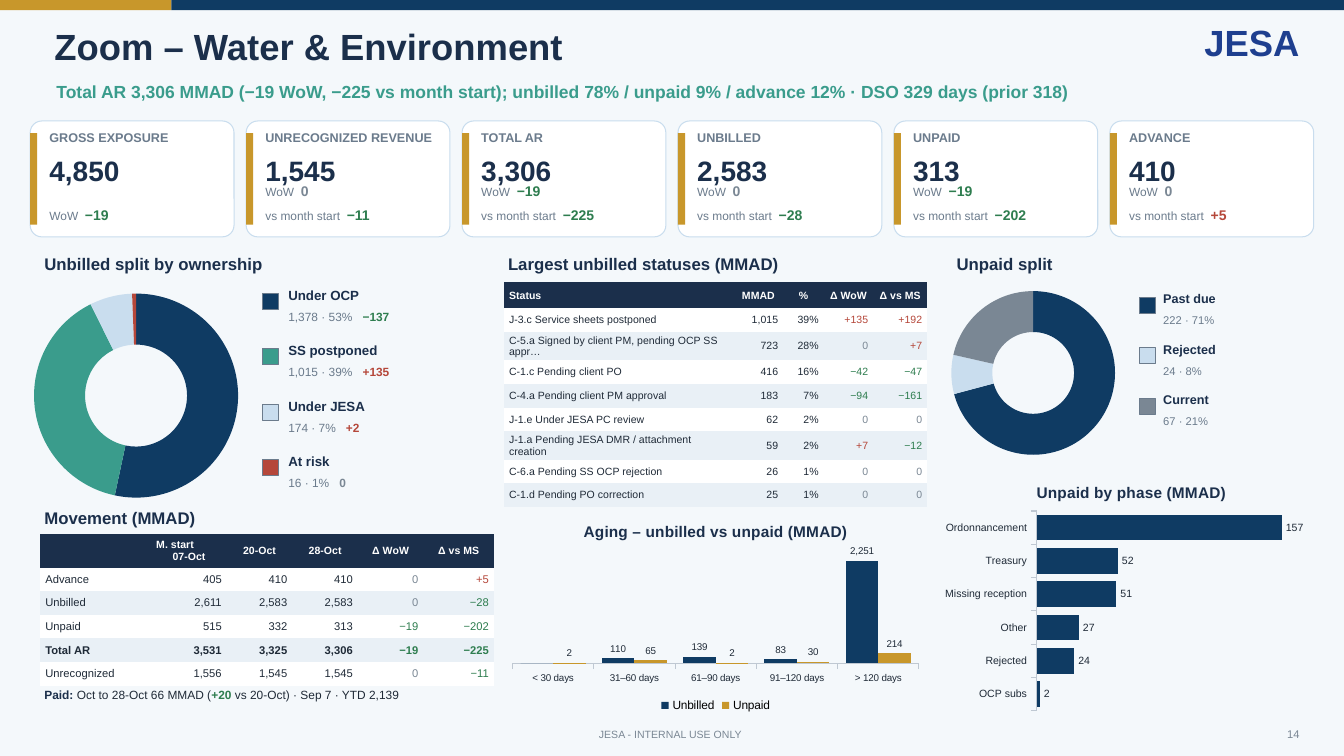
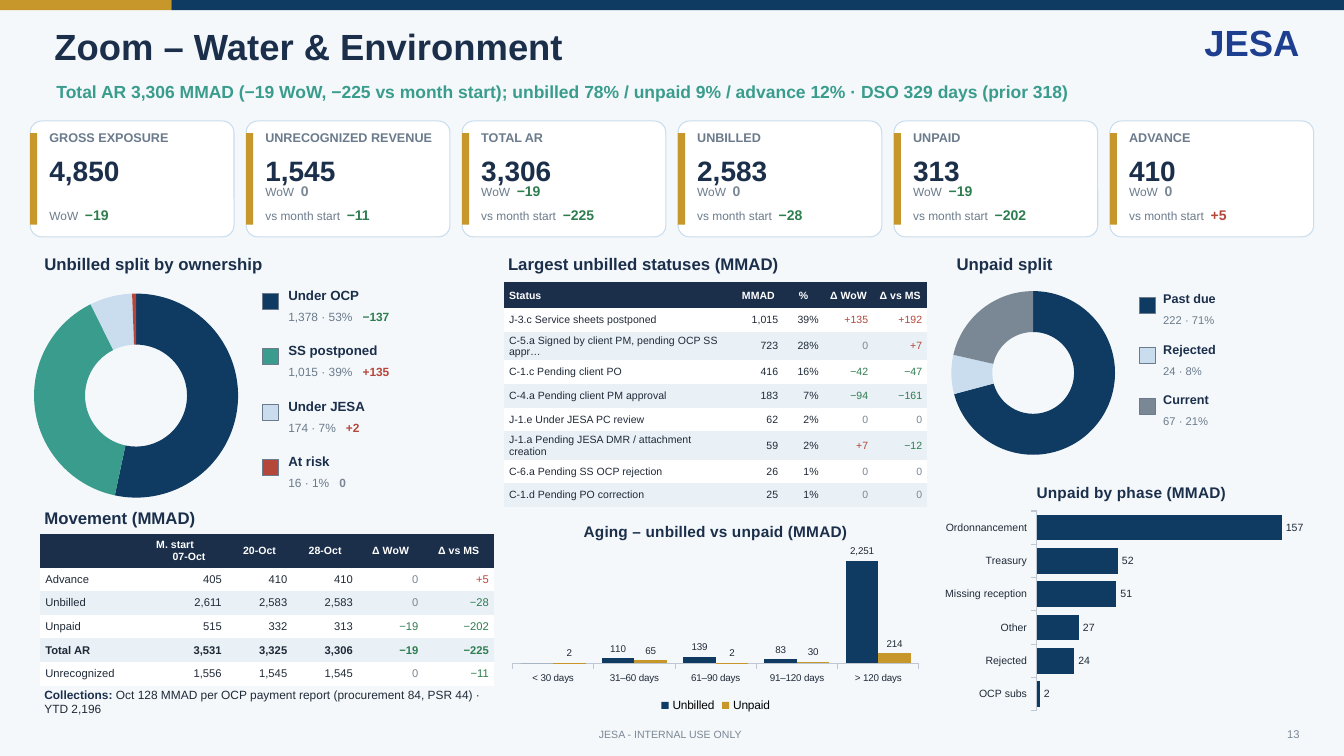
Before and after one commit to cherkaouihassan-art/Skills-Repo, a slide deck: slide 13 of weekly-ar-cash-deck/output/JESA_AR_Cash_Position_Nov_W1_2026-11-04_DRAFT.pptx (slide 14 before the commit). Drawn at 1344x756 pixels with LibreOffice and Linux fonts; fonts in the diff are those of the drawing. Boxes give left, top, right and bottom in pixels: in the first picture for what was removed or moved away, otherwise in the second. Text is boxed around its words. In the diff, an @@ line names an element or a change of style, - is before the commit and + after.

```diff
--- a/weekly-ar-cash-deck/output/JESA_AR_Cash_Position_Nov_W1_2026-11-04_DRAFT.pptx
+++ b/weekly-ar-cash-deck/output/JESA_AR_Cash_Position_Nov_W1_2026-11-04_DRAFT.pptx
@@ text at (x1=44, y1=690, x2=472, y2=715): text changed @@
-Paid: Oct to 28-Oct 66 MMAD (+20 vs 20-Oct) · Sep 7 · YTD 2,139
+Collections: Oct 128 MMAD per OCP payment report (procurement 84, PSR 44) · YTD 2,196
@@ text at (x1=1287, y1=730, x2=1299, y2=738): text changed @@
-14
+13
```
Also in this commit, not shown: 37 other slides changed, 1 slide removed, 10 other files.
